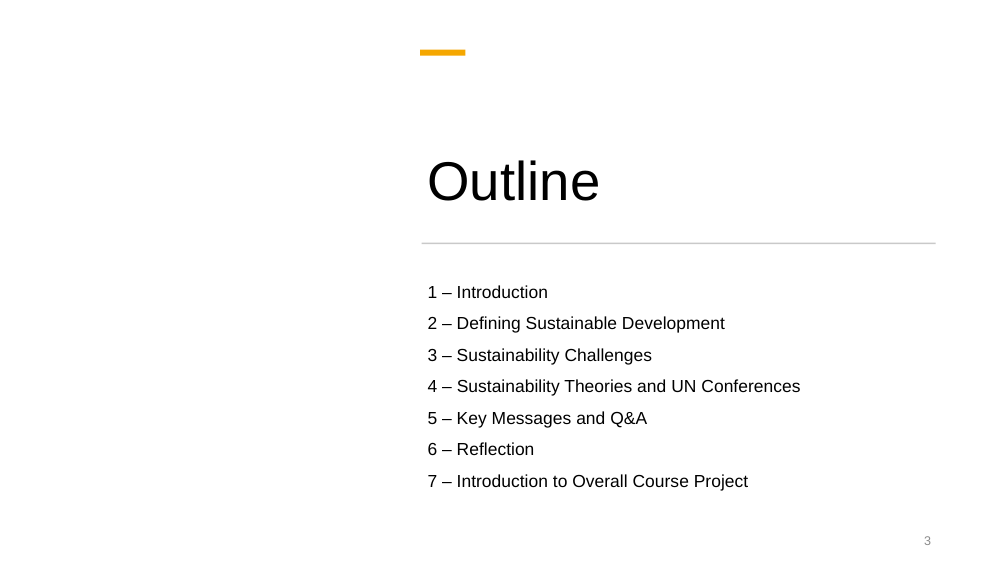
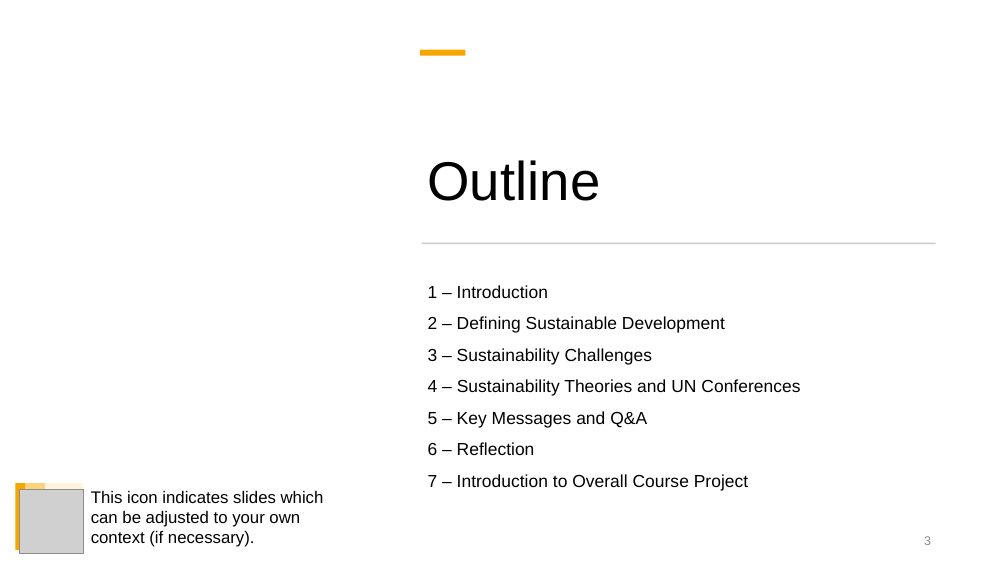
Before and after one commit to CDEteaching/IntegrateSustainabilityIntoHigherEducation_pilotcourse, a slide deck: slide 3 of docs/resources/slides/01_Introduction_to_SD_consolidated.pptx. Drawn at 1008x567 pixels with LibreOffice and Linux fonts; fonts in the diff are those of the drawing; grey boxes stand for pictures. Boxes give left, top, right and bottom in pixels: in the first picture for what was removed or moved away, otherwise in the second. Text is boxed around its words. In the diff, an @@ line names an element or a change of style, - is before the commit and + after.

```diff
--- a/docs/resources/slides/01_Introduction_to_SD_consolidated.pptx
+++ b/docs/resources/slides/01_Introduction_to_SD_consolidated.pptx
@@ group added at [15, 483, 84, 554]: 3 rectangles, 1 picture @@
@@ text added at [91, 491, 324, 547], 16 pt, text #000000 @@
+This icon indicates slides which can be adjusted to your own context (if necessary).
```
Also in this commit, not shown: 12 other slides changed, 25 other files.
